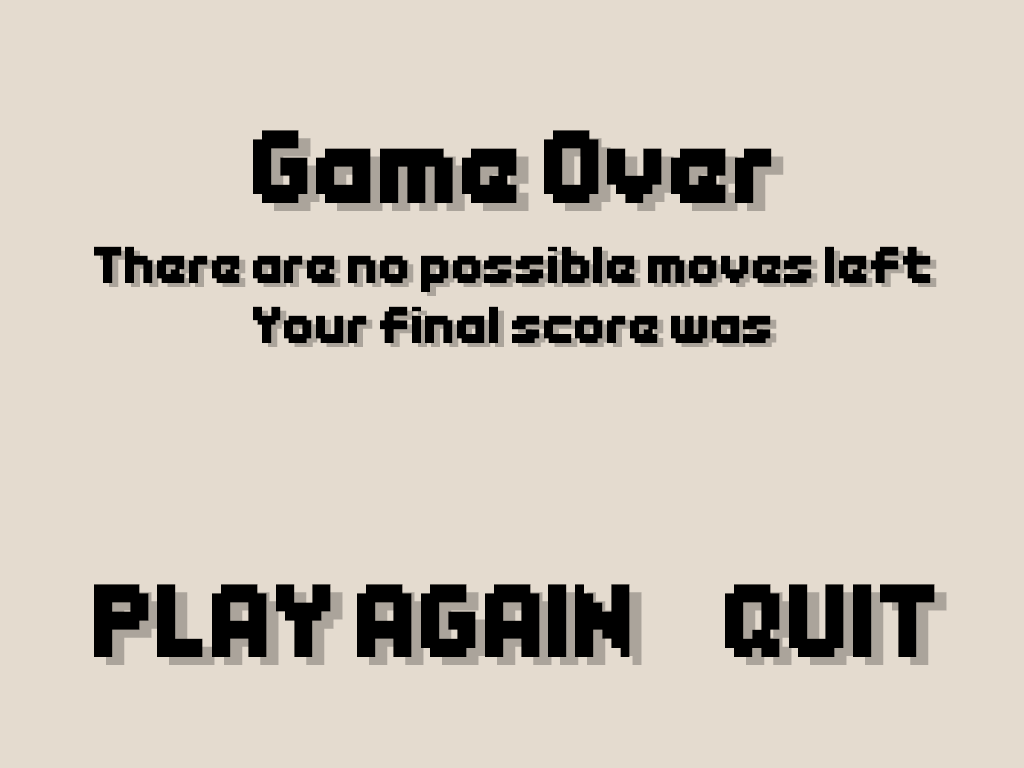
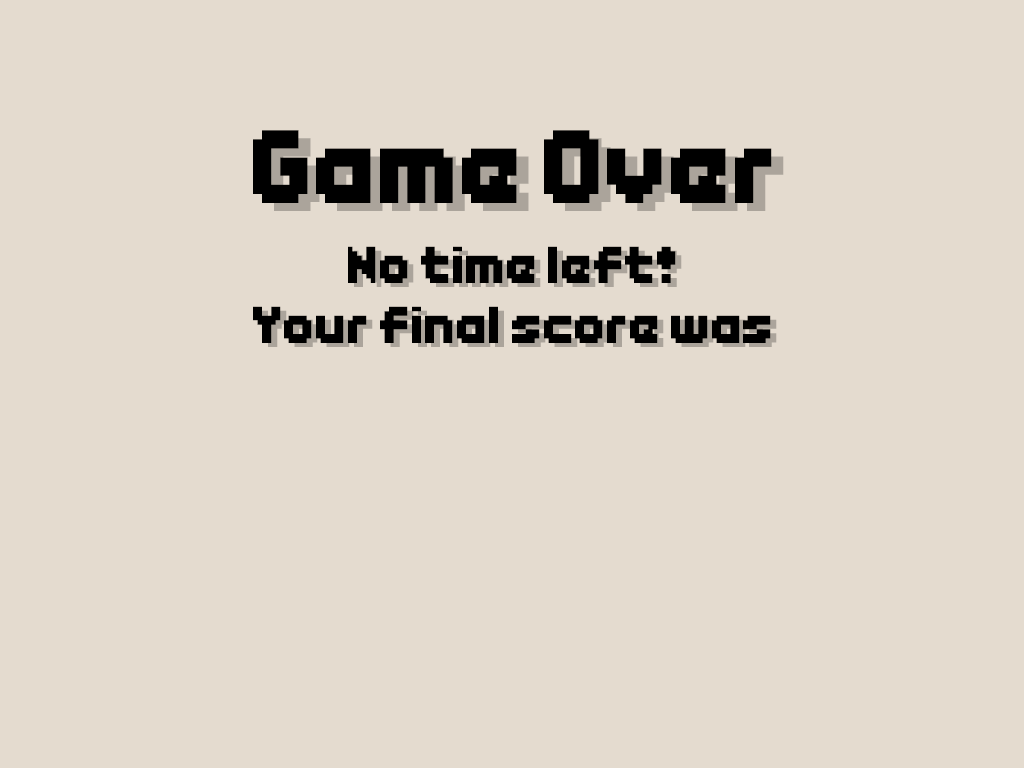
Layered file, before and after one edit (w=1024, h=768). Changes by layer:
hid "QUIT" over box(725, 584, 935, 657)
hid "PLAY AGAIN" over box(94, 584, 630, 657)
renamed "There are no possible moves left Your final score was" to "No time left! Your final score was", painted on it over box(94, 246, 931, 296)
